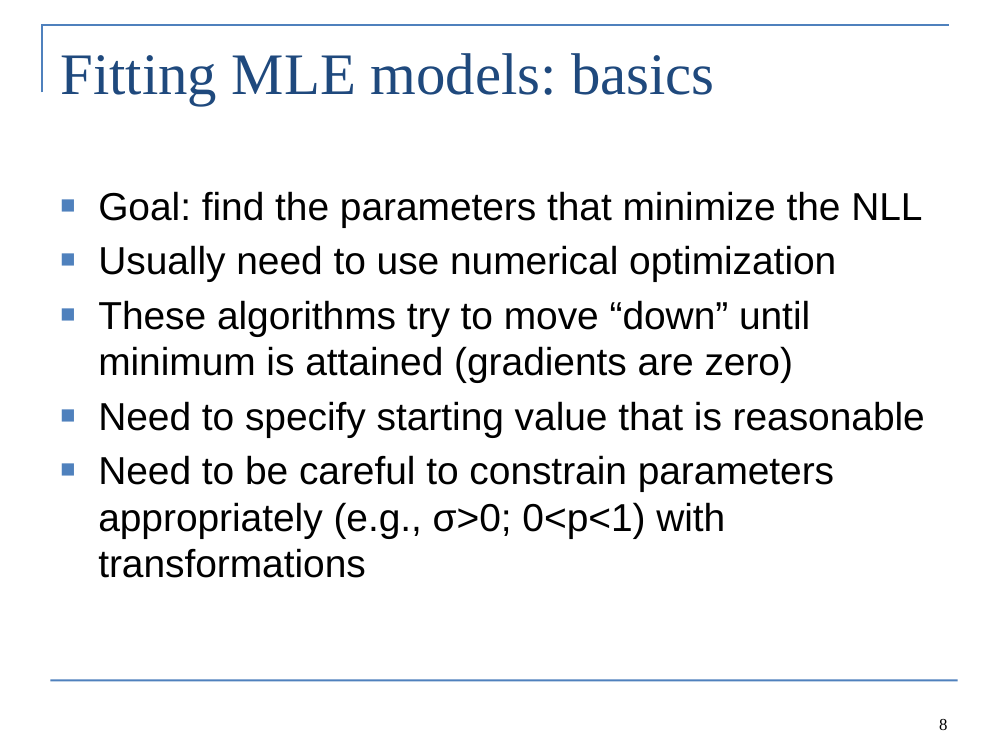
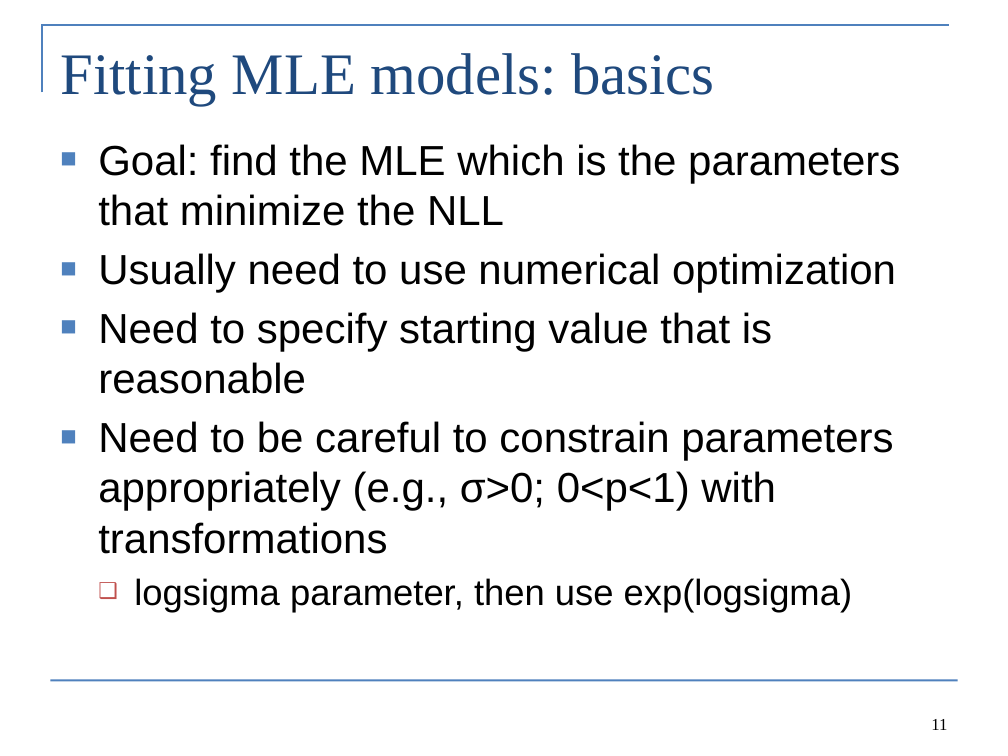
Before and after one commit to Cole-Monnahan-NOAA/tmb_workshop, a slide deck: slide 11 of day2/lecture2_maximum_likelihood_eng.pptx (slide 8 before the commit). Drawn at 1008x756 pixels with LibreOffice and Linux fonts; fonts in the diff are those of the drawing. Boxes give left, top, right and bottom in pixels: in the first picture for what was removed or moved away, otherwise in the second. Text is boxed around its words. In the diff, an @@ line names an element or a change of style, - is before the commit and + after.

```diff
--- a/day2/lecture2_maximum_likelihood_eng.pptx
+++ b/day2/lecture2_maximum_likelihood_eng.pptx
@@ text "Goal: find the MLE which ...": place and size @@
-text "Goal: find the MLE which ..." at bbox=[98, 191, 925, 578]
+text "Goal: find the MLE which ..." at bbox=[98, 144, 900, 612]
@@ text at bbox=[98, 144, 900, 226]: text changed; size 27.8 to 30 pt @@
-■ Goal: find the parameters that minimize the NLL
+■ Goal: find the MLE which is the parameters that minimize the NLL
@@ text at bbox=[98, 253, 896, 554]: size 27.8 to 30 pt in "Usually need to use numerical optimization", "Need to specify starting value that is ...", "Need to be careful to constrain parameters ..." @@
@@ text at bbox=[98, 300, 810, 383]: paragraph removed @@
-■ These algorithms try to move “down” until minimum is attained (gradients are zero)
@@ text at bbox=[134, 578, 853, 612]: paragraph added @@
+  ❑ logsigma parameter, then use exp(logsigma)
@@ page number at bbox=[931, 719, 947, 730]: text changed @@
-8
+11
```
Also in this commit, not shown: 6 other slides changed, 3 slides added, 1 slide removed, 2 other files.
